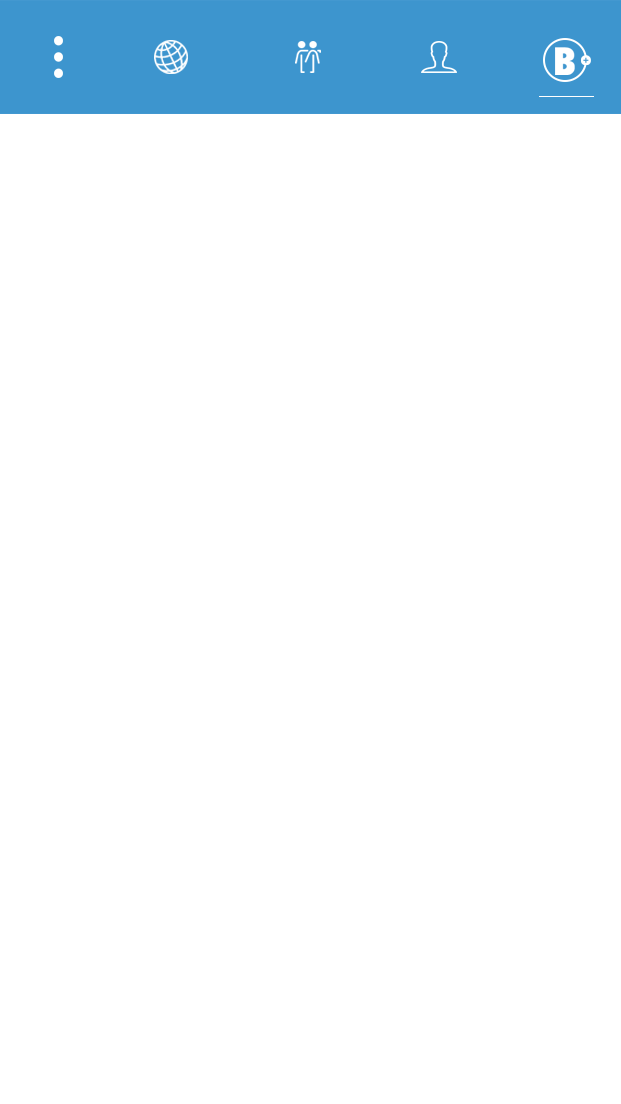
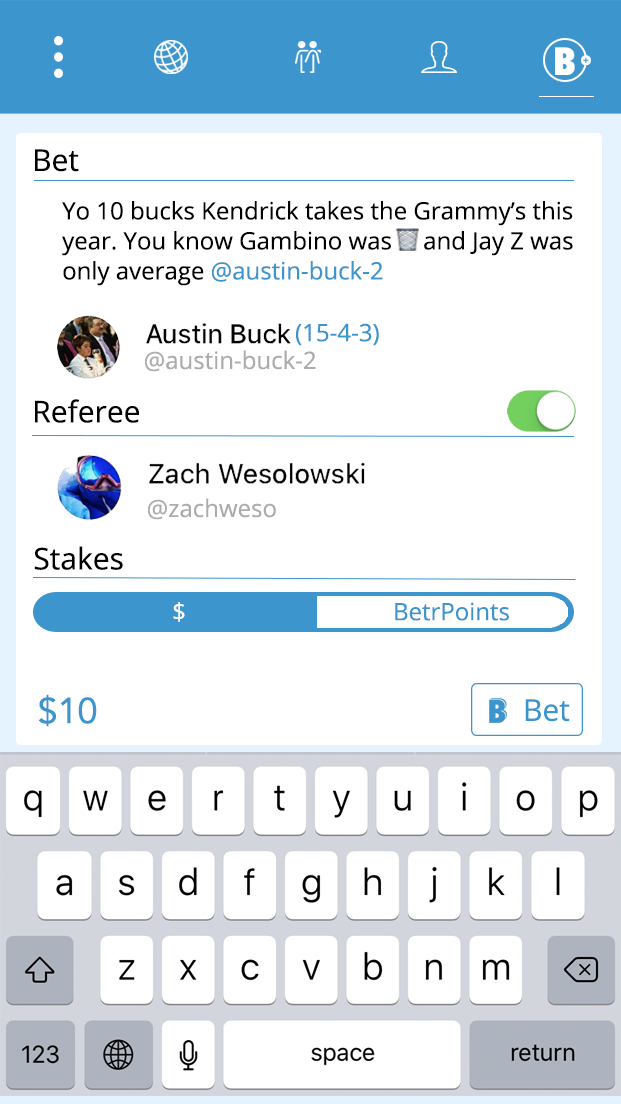
Revision of a layered 621x1104 image; what changed, layer by layer:
added layer "Bet" (1st of 2) above "Shape 1" over box(525, 699, 570, 722)
painted on "Shape 1" over box(32, 113, 594, 580)
removed layer "Toolbar" over box(0, 113, 621, 114)
added layer "Layer 6" above "(15-4-3)" over box(0, 752, 621, 1096)
added layer "(15-4-3)" above "Layer 4" over box(296, 323, 379, 346)
added layer "$10" above "$ BetrPointsetrPoints" over box(38, 694, 97, 727)
added layer "$ BetrPointsetrPoints" above "Rounded Rectangle 1 copy" over box(173, 602, 509, 622)
added layer "Rounded Rectangle 1 copy" above "Rounded Rectangle 1" over box(317, 596, 568, 628)
added layer "Rounded Rectangle 1" above "Stakes" over box(33, 592, 574, 632)
added layer "Stakes" above "Layer 3" over box(34, 546, 123, 570)
added layer "Layer 3" above "Layer 2" over box(57, 455, 365, 520)
painted on "Layer 2" over box(0, 114, 621, 1104)
added layer "Bet" (2nd of 2) above "Referee" over box(35, 149, 79, 172)
added layer "Referee" above "Layer 1" over box(35, 399, 139, 423)
added layer "Layer 1" above "Yo 10 bucks Kendrick takes the Grammy’s this year. You know Ga" over box(396, 228, 419, 251)
added layer "Yo 10 bucks Kendrick takes the Grammy’s this year. You know Ga" above "Bet Logo" over box(62, 201, 573, 286)
added layer "Bet Logo" above "@zachweso" over box(489, 698, 507, 723)
added layer "@zachweso" above "@austin-buck-2" over box(148, 498, 276, 520)
added layer "@austin-buck-2" above "Buck" over box(145, 350, 316, 372)
added layer "Buck" above "Rounded Rectangle 3" over box(57, 315, 291, 379)
added layer "Rounded Rectangle 3" above "B copy 2" over box(471, 683, 583, 736)
added layer "B copy 2" above "Rounded Rectangle 2" over box(68, 151, 79, 172)
added layer "Rounded Rectangle 2" above "Background" over box(16, 133, 602, 745)
added layer "Background" over box(0, 113, 621, 1104)
